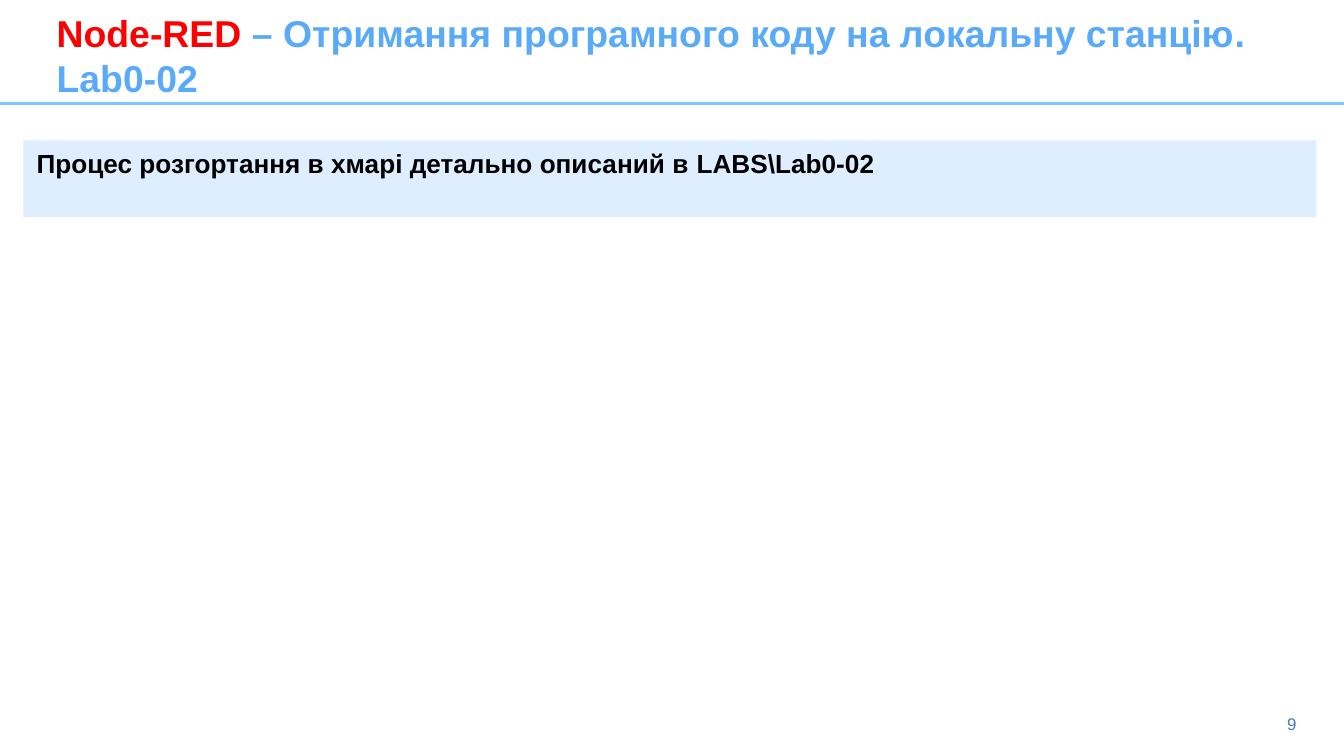
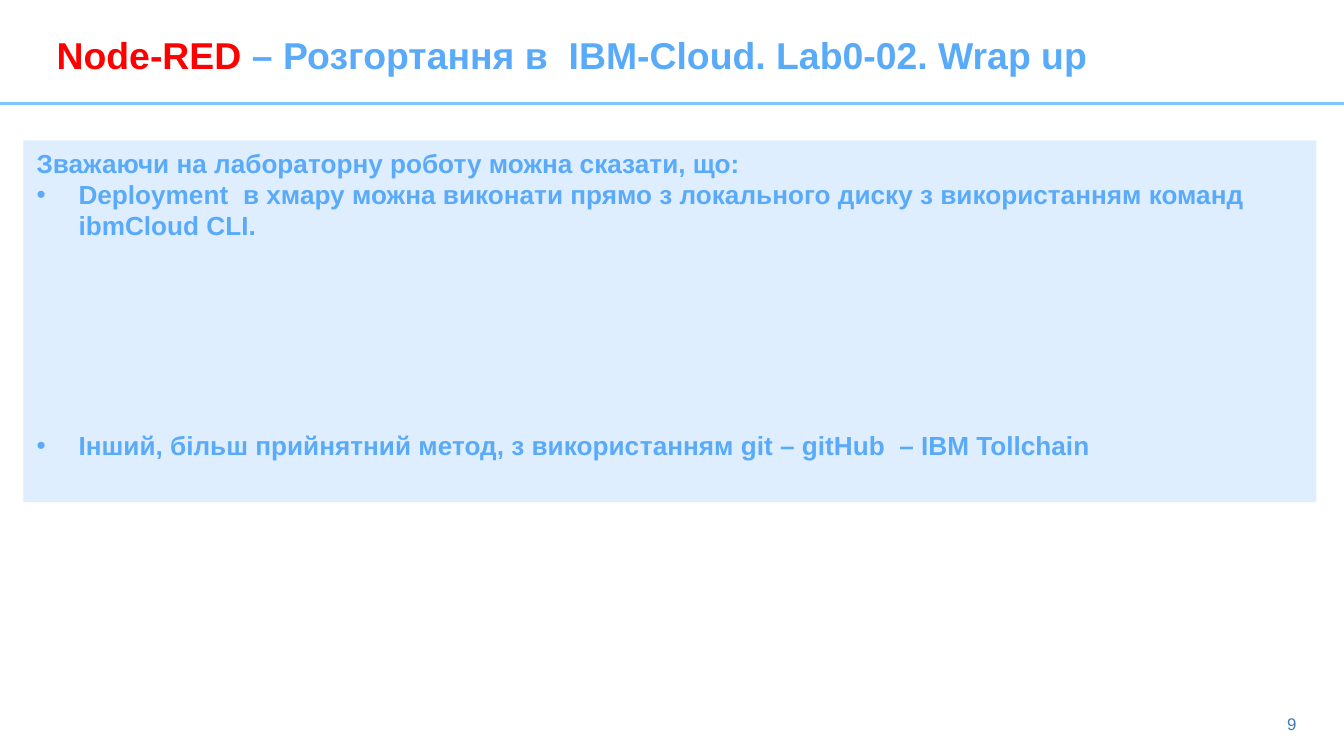
Before and after one commit to pavlo-shcherbukha/IBM-Node-Red-APP2020, a slide deck: slide 9 of presentation/2-Node-Red-template2020-install.pptx. Drawn at 1344x756 pixels with LibreOffice and Linux fonts; fonts in the diff are those of the drawing. Boxes give left, top, right and bottom in pixels: in the first picture for what was removed or moved away, otherwise in the second. Text is boxed around its words. In the diff, an @@ line names an element or a change of style, - is before the commit and + after.

Commit message:
lab02 wrap up

```diff
--- a/presentation/2-Node-Red-template2020-install.pptx
+++ b/presentation/2-Node-Red-template2020-install.pptx
@@ title at [57,42,1087,77]: text changed @@
-Node-RED – Отримання програмного коду на локальну станцію. Lab0-02
+Node-RED – Розгортання в IBM-Cloud. Lab0-02. Wrap up
@@ rectangle "Зважаючи на лабораторну роботу можна ...": place and size @@
-rectangle "Зважаючи на лабораторну роботу можна ..." at [23,140,1316,216]
+rectangle "Зважаючи на лабораторну роботу можна ..." at [23,140,1316,501]
@@ text in rectangle at [37,154,1243,461]: text changed; text colour #000000 to #5AAAFA @@
-Процес розгортання в хмарі детально описаний в LABS\Lab0-02
+Зважаючи на лабораторну роботу можна сказати, що:
+• Deployment в хмару можна виконати прямо з локального диску з використанням команд ibmCloud CLI.
+• Інший, більш прийнятний метод, з використанням git – gitHub – IBM Tollchain
```
